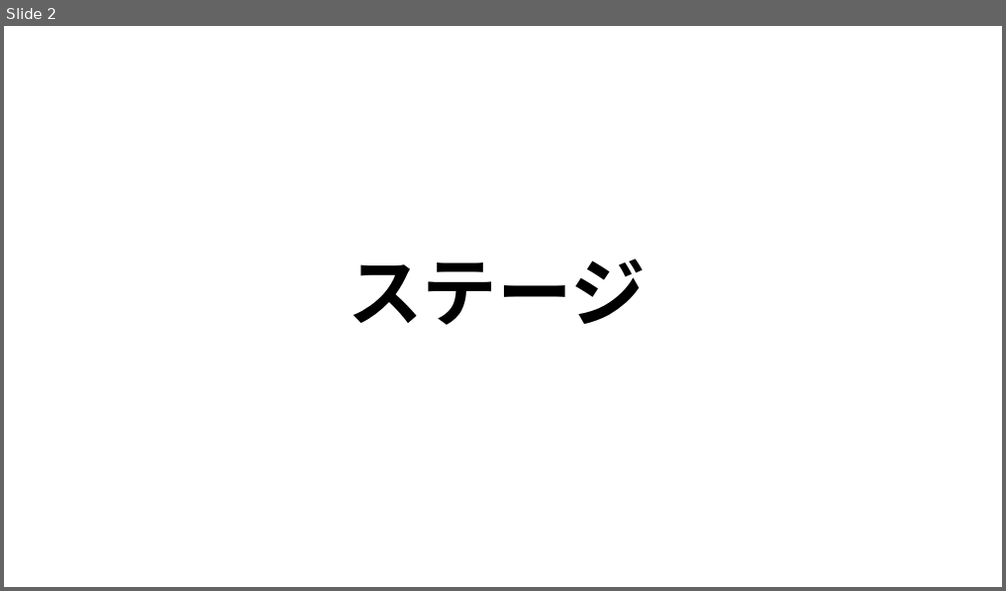
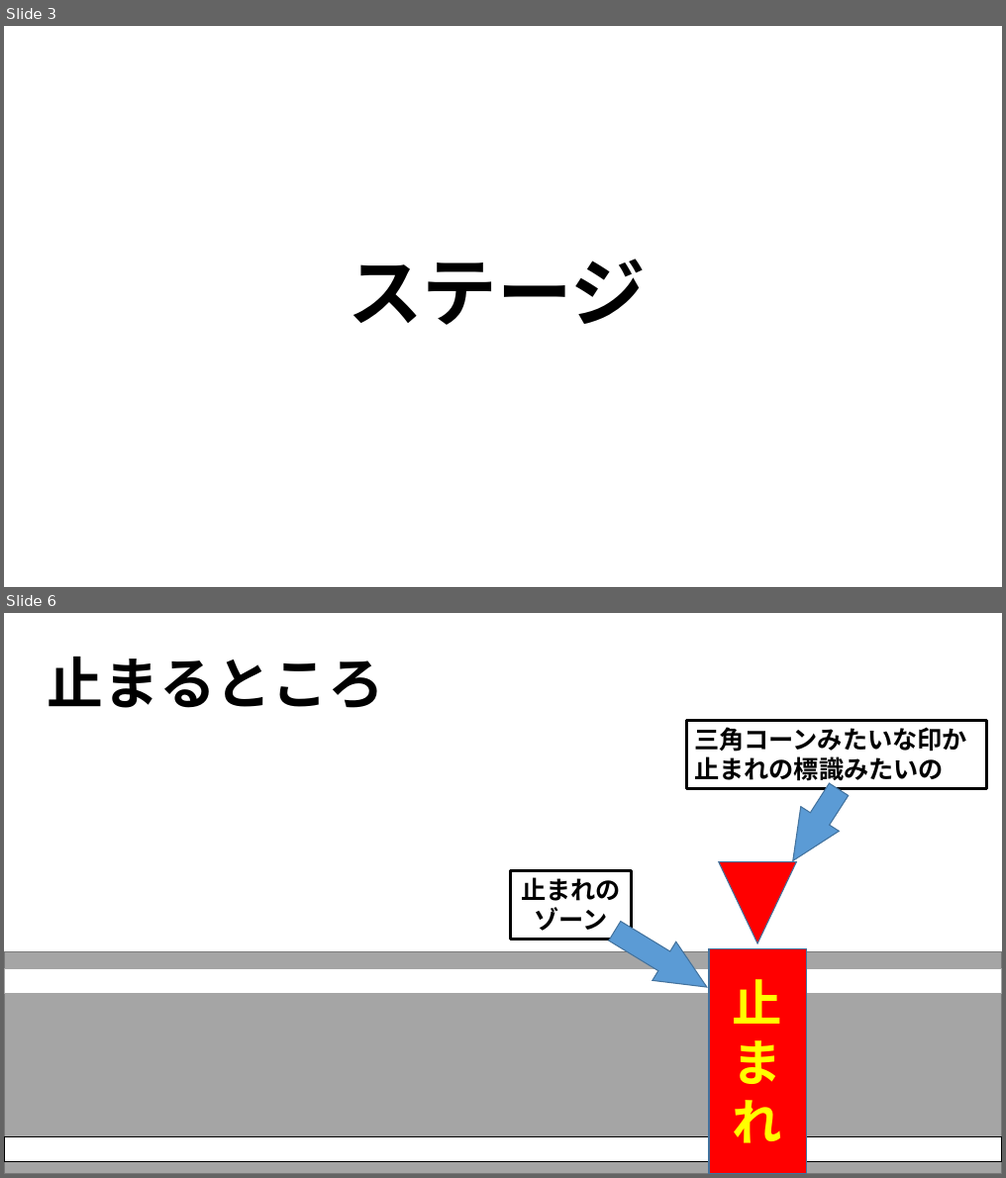
Before and after one commit to MizukiKato0416/sotsugyou_time_kato, a slide deck: 企画書/企画書３.pptx. Shown one above the other, each under a label of ours: slide 2 before the commit, slides 3 and 6 after it; the slides between them are not shown. The pictures are 1006x591 and 1006x1178 pixels, drawn with LibreOffice and Linux fonts; fonts in the diff are those of the drawing. Boxes give left, top, right and bottom in pixels: in the first picture for what was removed or moved away, otherwise in the second. Text is boxed around its words. In the diff, an @@ line names an element or a change of style, - is before the commit and + after.

```diff
--- a/企画書/企画書３.pptx
+++ b/企画書/企画書３.pptx
@@ slide 6 added at (4, 613, 1002, 1174), background #FFFFFF @@
@@ text added at (48, 657, 384, 708), 54 pt, text #000000, bold @@
+止まるところ
@@ rectangle added at (687, 721, 986, 789), outline #000000 3 pt, 24 pt, text #000000, bold @@
+三角コーンみたいな印か
+止まれの標識みたいの
@@ down arrow added at (774, 777, 858, 873), fill #5B9BD5, outline #43739E 1 pt @@
@@ rectangle added at (510, 871, 632, 940), outline #000000 3 pt, 24 pt, text #000000, bold @@
+止まれのゾーン
@@ triangle added at (719, 862, 797, 944), fill #FF0000, outline #43739E 1 pt @@
@@ down arrow added at (603, 911, 719, 1006), fill #5B9BD5, outline #43739E 1 pt @@
@@ rectangle added at (4, 953, 1002, 1174), fill #A5A5A5, outline #7A7A7A 1 pt @@
@@ rectangle added at (4, 968, 1002, 994), fill #FFFFFF, outline #A5A5A5 1 pt @@
@@ rectangle added at (709, 950, 807, 1174), fill #FF0000, outline #43739E 1 pt, 48 pt, text #FFFF00, bold @@
+止
+ま
+れ
@@ rectangle added at (4, 1138, 1002, 1162), fill #FFFFFF, outline #000000 1 pt @@
@@ what was slide 2 is now slide 3 @@
```
Also in this commit, not shown: 2 slides changed, 3 other slides added, 11 other files.
